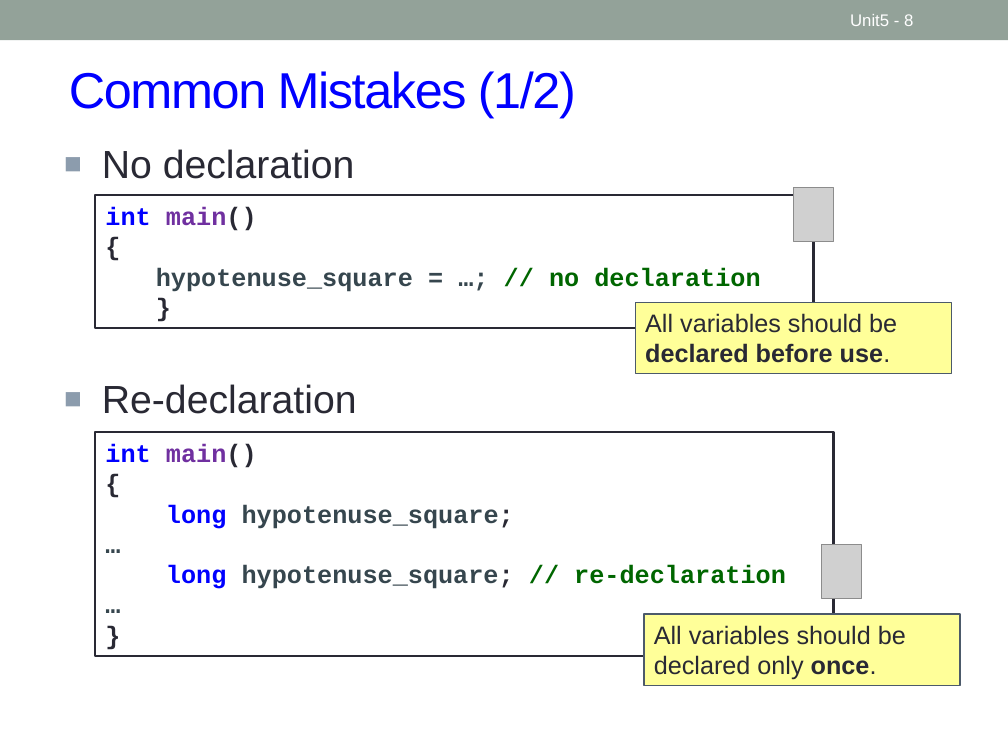
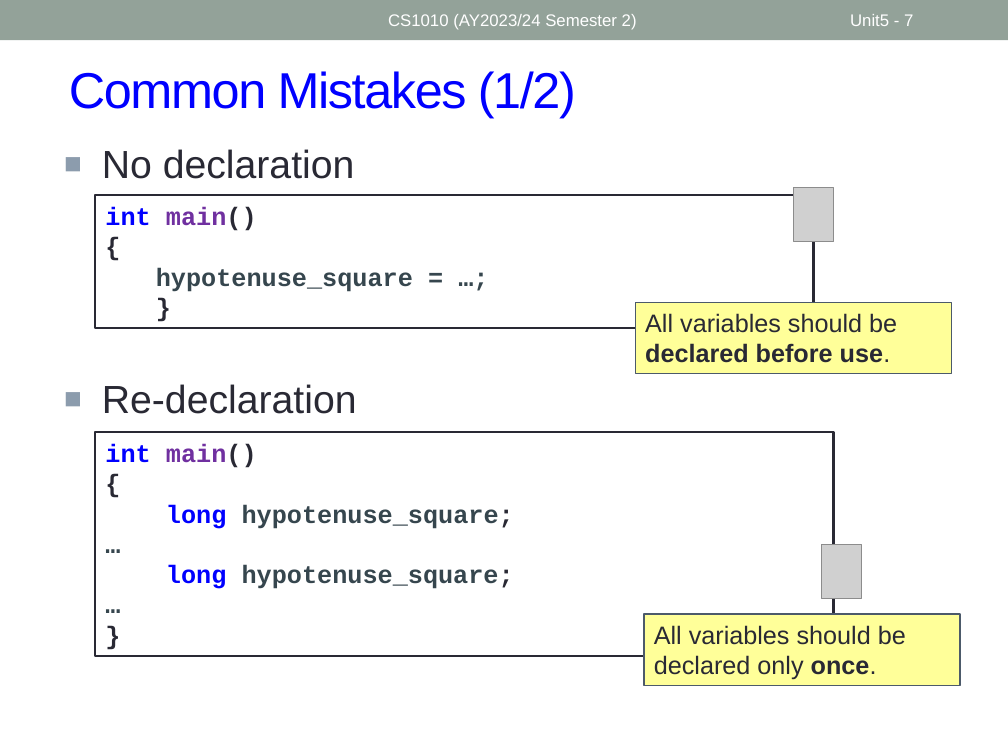
Before and after one commit to nus-cs1010-2425-s2/website, a slide deck: slide 7 of slides/Unit5_First C Program.pptx (slide 8 before the commit). Drawn at 1008x756 pixels with LibreOffice and Linux fonts; fonts in the diff are those of the drawing; grey boxes stand for pictures. Boxes give left, top, right and bottom in pixels: in the first picture for what was removed or moved away, otherwise in the second. Text is boxed around its words. In the diff, an @@ line names an element or a change of style, - is before the commit and + after.

```diff
--- a/slides/Unit5_First C Program.pptx
+++ b/slides/Unit5_First C Program.pptx
@@ text added at <box>388,14,637,30</box>, 12 pt, text #FFFFFF @@
+CS1010 (AY2023/24 Semester 2)
@@ page number at <box>850,14,913,26</box>: text changed @@
-Unit5 - 8
+Unit5 - 7
@@ text in rectangle at <box>156,267,413,292</box>: text changed @@
-  hypotenuse_square = …; // no declaration
+  hypotenuse_square = …;
@@ text in rectangle at <box>166,565,514,589</box>: text changed @@
-long hypotenuse_square; // re-declaration
+long hypotenuse_square;
```
Also in this commit, not shown: 7 other slides changed, 2 slides added, 15 other files.
